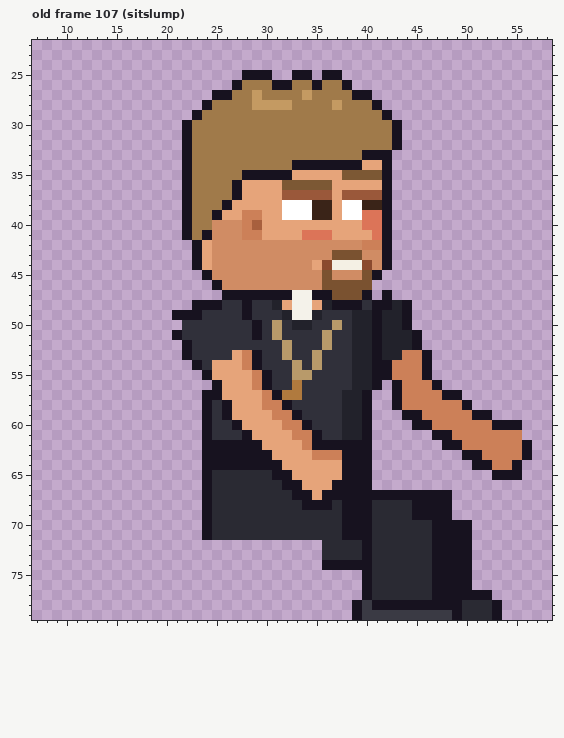
Two versions of one pixel-art file, sprites/expo/expo_priest_right_anim.aseprite. Above, as it was before the edit.
64x80 pixels, 129 frames. Colours within 5 levels of each other are drawn and written as one. Shown: old frame 107 (sitslump): x 7..58, y 22..79. The commit also changed other frames, which this record leaves out.
New version:
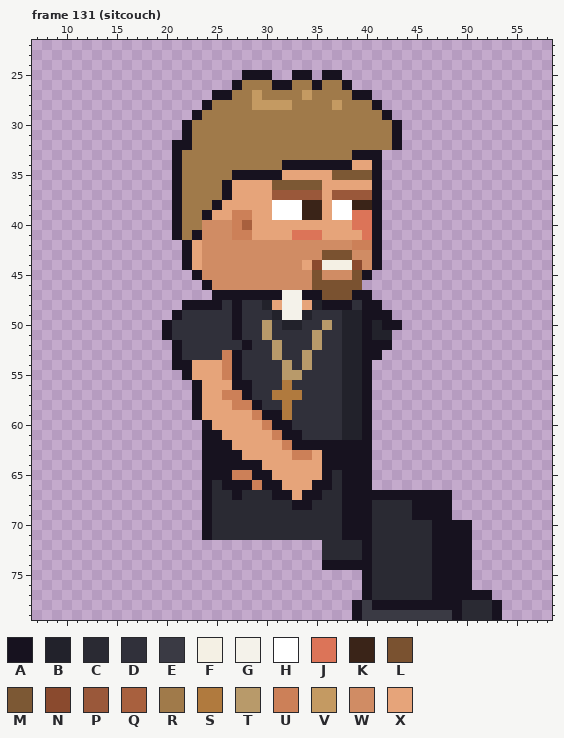
Palette (. is transparent): A #17121f  B #22222b  C #2a2a33  D #30303a  E #3a3a44  F #f4f0e4  G #f4f2ea  H #ffffff  J #dc7458  K #3a2418  L #7a5230  M #7c5834  N #8a4a2e  P #9a583a  Q #a8603e  R #a07a4a  S #b07a3e  T #b89a6a  U #cc8058  V #c49a62  W #d08c64  X #e6a47a
A new or re-ordered frame is compared with the old frame closest to it.
Edits made:
frames 129 -> 135
Changed rows in their new state; - is an unchanged pixel.
Frame 131 (sitcouch) is new; against old frame 107 (sitslump):
first column x 20:
32 -A-----------------------------------
33 -AR----------------A--.--------------
34 -AR---------A------X-A.--------------
35 -AR----A----X----M---A.--------------
36 -AR---AX---M----X----A.--------------
37 -AR---AX---P----XP---A.--------------
38 -AR--AX----H--K-XH-K-A.--------------
39 -AR-AX-U-X-H--K-XH-J-A.--------------
40 -AR-W--UQX---------J-A.--------------
41 -ARAW--U-X---J--X---JA.--------------
42 --AXW--------------U-A.--------------
43 --AXW-----------L--W-A.--------------
44 --AXW---------XNF--NWA.--------------
45 ---AW----------LW--LA.---------------
46 ----AW---------L----.----------------
47 -----A------G-A-L--A--.--------------
48 --A----AD-BXG-XBA--DA-...------------
49 --DD---AD--BG-BD--B-A-A..------------
50 AD-----A-DTDB-D-TDB-ABAA.------------
51 AD-----A-DTD---TD-B-AB-...-----------
52 -AD-----A--TD--TD-B-A-A...-----------
53 -AD---UADD-TD-TD--B-A-.....----------
54 -AAXX-UADD--TDTD--B-A......----------
55 --AXX-UADDD-T-D---B-A......----------
56 ---AXX-AADD-SD----B-A.-.....---------
57 ---AXXUUADDS-----------.......-------
58 ---AXXXUUADDS----------........------
59 ---AXXX--UAASD----------.........----
60 -----XXX--UAADD----------...........-
61 -----AXXX--UAADD-----------.........-
62 -------XXX--UAA-------------.........
63 --------XXX--UUXAA------------.......
64 ----------XX----AA-------------.....-
65 -----AAUUAAXX---AC---------------...-
66 ------AAAUAAXX-AAC-------------------
67 -------A---AAX-ACC-------------------
68 -------------A-CC--------------------
Where, in picture pixels (left, top, right, bottom), the same in both pictures:
changed: (162, 140, 532, 510)
